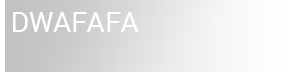
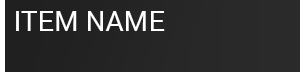
Layers edited between the first and the second 300×72 image:
renamed "dwafafa" to "ITEM NAME", painted on it over (13, 11, 165, 32)
added layer "Layer 1" above "Overlays" over (5, 0, 300, 72)
